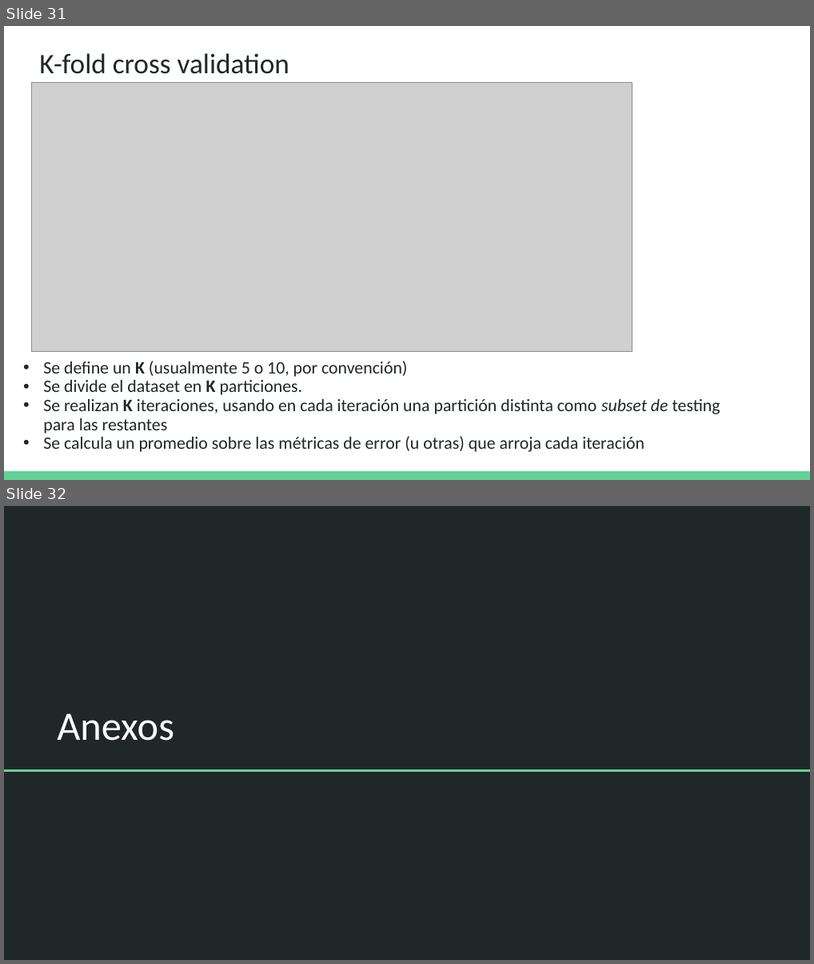
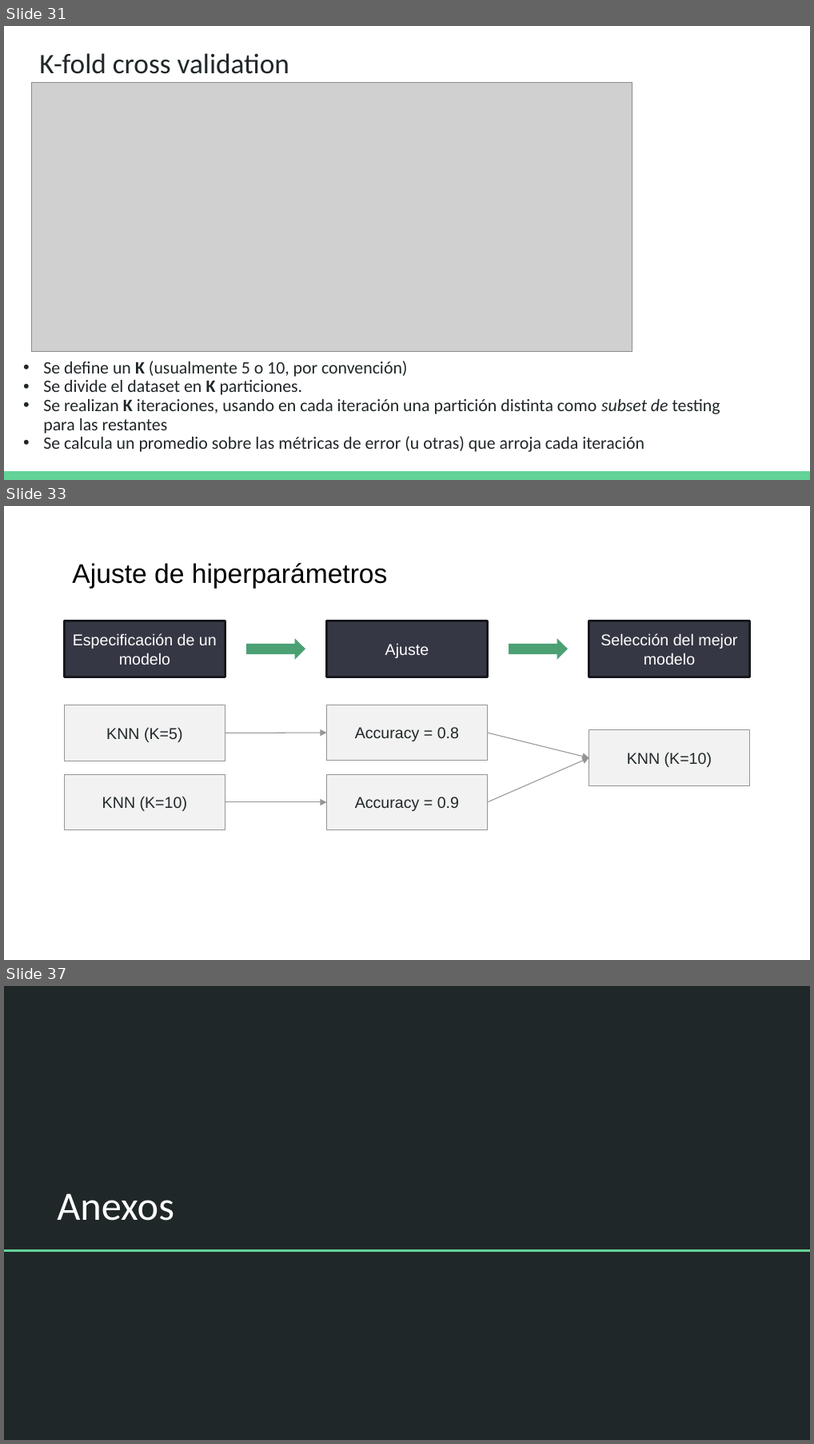
Before and after one commit to DCSCyHD/2023_modulo_3, a slide deck: clase4/teoricas_4a6.pptx. Shown one above the other, each under a label of ours: slides 31 and 32 before the commit, slides 31, 33 and 37 after it; the slides between them are not shown. The pictures are 814x964 and 814x1444 pixels, drawn with LibreOffice and Linux fonts; fonts in the diff are those of the drawing; grey boxes stand for pictures. Boxes give left, top, right and bottom in pixels: in the first picture for what was removed or moved away, otherwise in the second. Text is boxed around its words. In the diff, an @@ line names an element or a change of style, - is before the commit and + after.

Commit message:
Update ppt 4a6

```diff
--- a/clase4/teoricas_4a6.pptx
+++ b/clase4/teoricas_4a6.pptx
@@ slide 33 added at (4,506,810,960), background #FFFFFF @@
@@ text added at (72,563,388,588), 24 pt, text #000000 @@
+Ajuste de hiperparámetros
@@ rectangle added at (65,621,225,677), fill #353744, outline #17181E 2 pt, 14 pt, text #FFFFFF @@
+Especificación de un modelo
@@ rectangle added at (326,621,487,677), fill #353744, outline #17181E 2 pt, 14 pt, text #FFFFFF @@
+Ajuste
@@ rectangle added at (590,621,750,677), fill #353744, outline #17181E 2 pt, 14 pt, text #FFFFFF @@
+Selección del mejor modelo
@@ right arrow added at (246,638,306,660), fill #4BA173 @@
@@ right arrow added at (509,638,568,660), fill #4BA173 @@
@@ rectangle added at (65,705,225,761), fill #F2F2F2, outline #969696 0.75 pt, 14 pt, text #202729 @@
+KNN (K=5)
@@ rectangle added at (326,704,487,760), fill #F2F2F2, outline #969696 0.75 pt, 14 pt, text #202729 @@
+Accuracy = 0.8
@@ arrow added from (225, 732) to (326, 732), #969696 0.75 pt @@
@@ arrow added from (488, 732) to (590, 757), #969696 0.75 pt @@
@@ rectangle added at (590,729,750,785), fill #F2F2F2, outline #969696 0.75 pt, 14 pt, text #202729 @@
+KNN (K=10)
@@ arrow added from (488, 802) to (590, 757), #969696 0.75 pt @@
@@ rectangle added at (65,775,225,830), fill #F2F2F2, outline #969696 0.75 pt, 14 pt, text #202729 @@
+KNN (K=10)
@@ rectangle added at (326,775,487,830), fill #F2F2F2, outline #969696 0.75 pt, 14 pt, text #202729 @@
+Accuracy = 0.9
@@ arrow added from (225, 802) to (326, 802), #969696 0.75 pt @@
@@ what was slide 32 is now slide 37 @@
```
Also in this commit, not shown: 4 other slides added, 1 other file.
